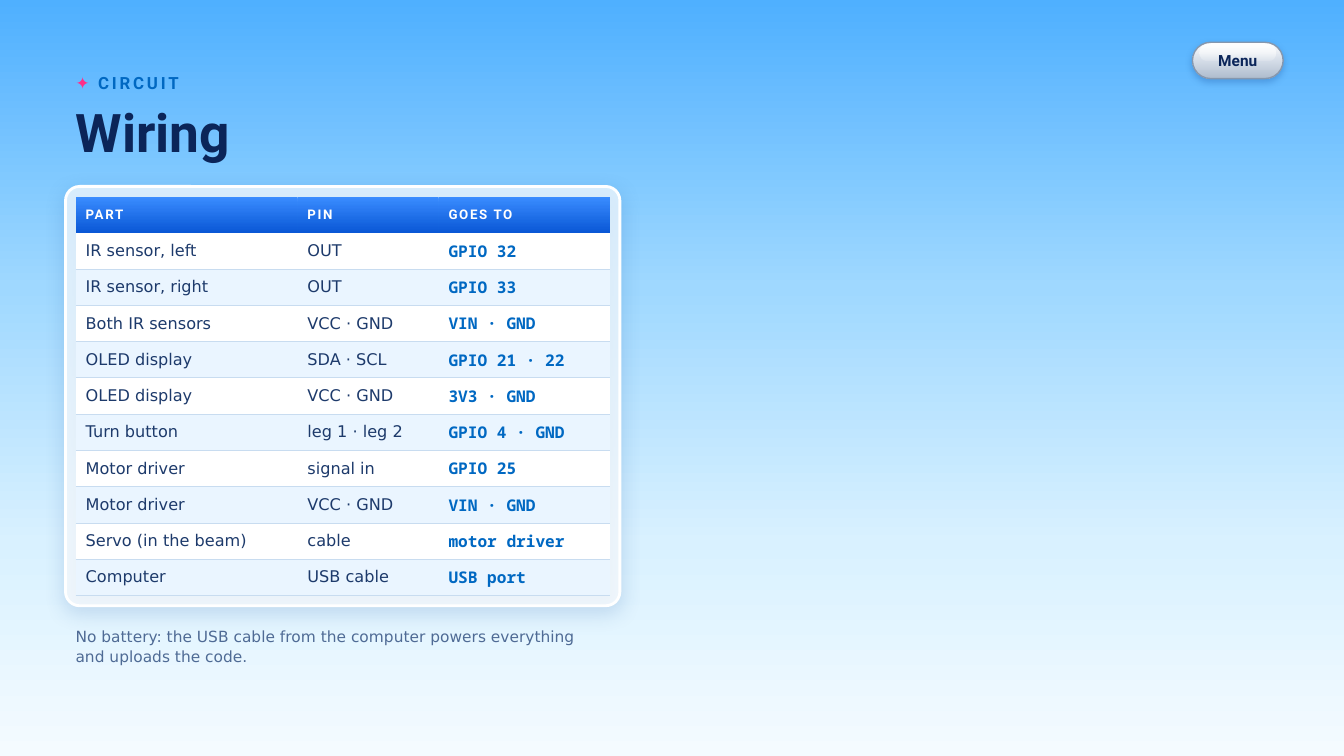
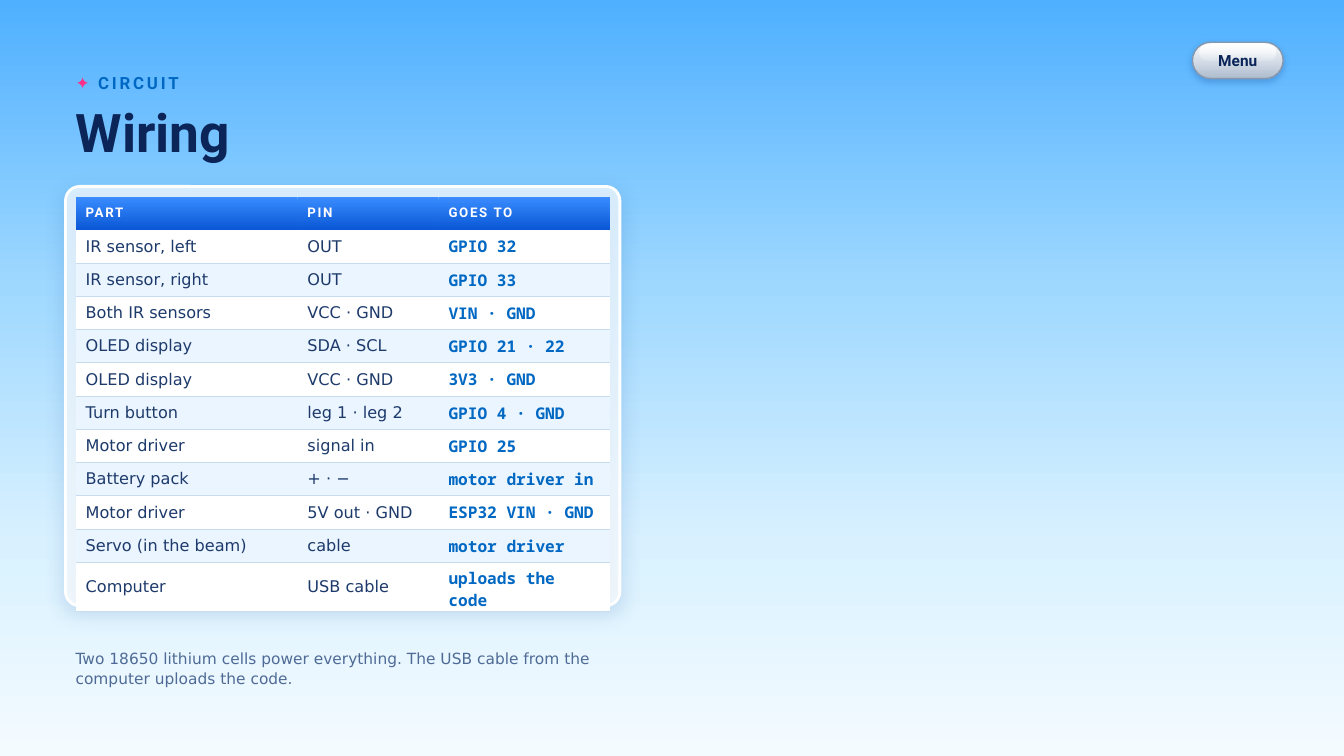
Before and after one commit to sharmaricha676-rgb/bookcounterppt, a slide deck: slide 36 of BookCounter-interactive.pptx. Drawn at 1344x756 pixels with LibreOffice and Linux fonts; fonts in the diff are those of the drawing; background and template pictures are left out. Boxes give left, top, right and bottom in pixels: in the first picture for what was removed or moved away, otherwise in the second. Text is boxed around its words. In the diff, an @@ line names an element or a change of style, - is before the commit and + after.

```diff
--- a/BookCounter-interactive.pptx
+++ b/BookCounter-interactive.pptx
@@ table at box(76, 197, 610, 616) @@
-row 9: Motor driver | VCC · GND | VIN · GND
+row 9: Battery pack | + · − | motor driver in
+row 10: Motor driver | 5V out · GND | ESP32 VIN · GND
-row 12, column 3: USB port
+row 12, column 3: uploads the code
@@ text at box(76, 652, 589, 687): text changed @@
-No battery: the USB cable from the computer powers everything and uploads the code.
+Two 18650 lithium cells power everything. The USB cable from the computer uploads the code.
```
Also in this commit, not shown: 13 other slides changed, 3 other files.
